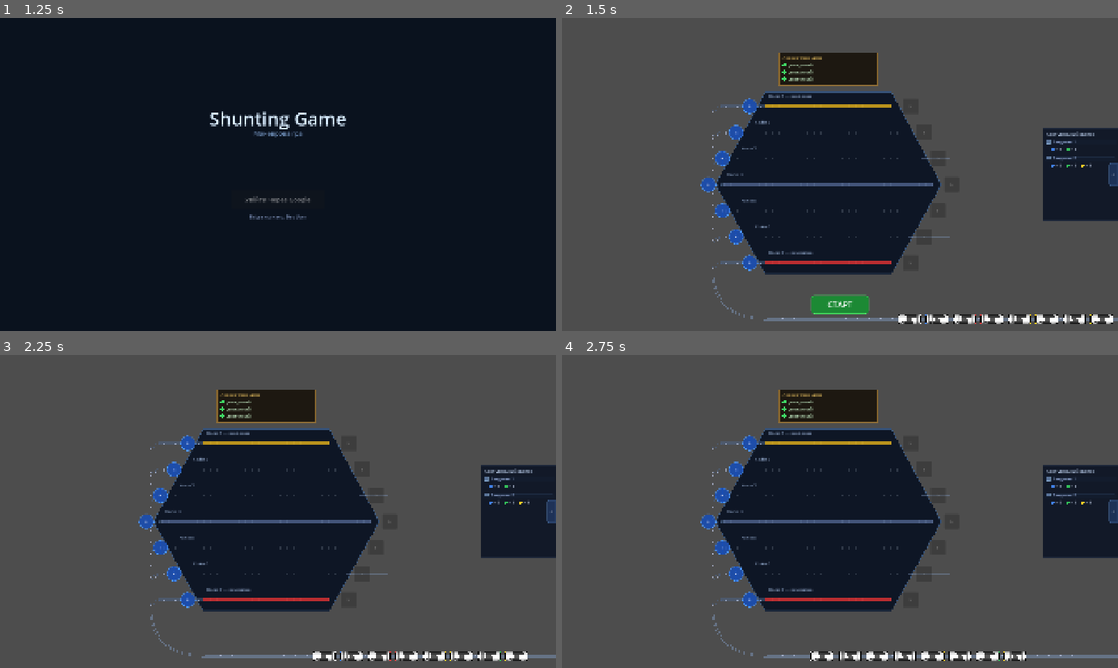
Above: before the commit, frames 1-4 (two rows, left to right).
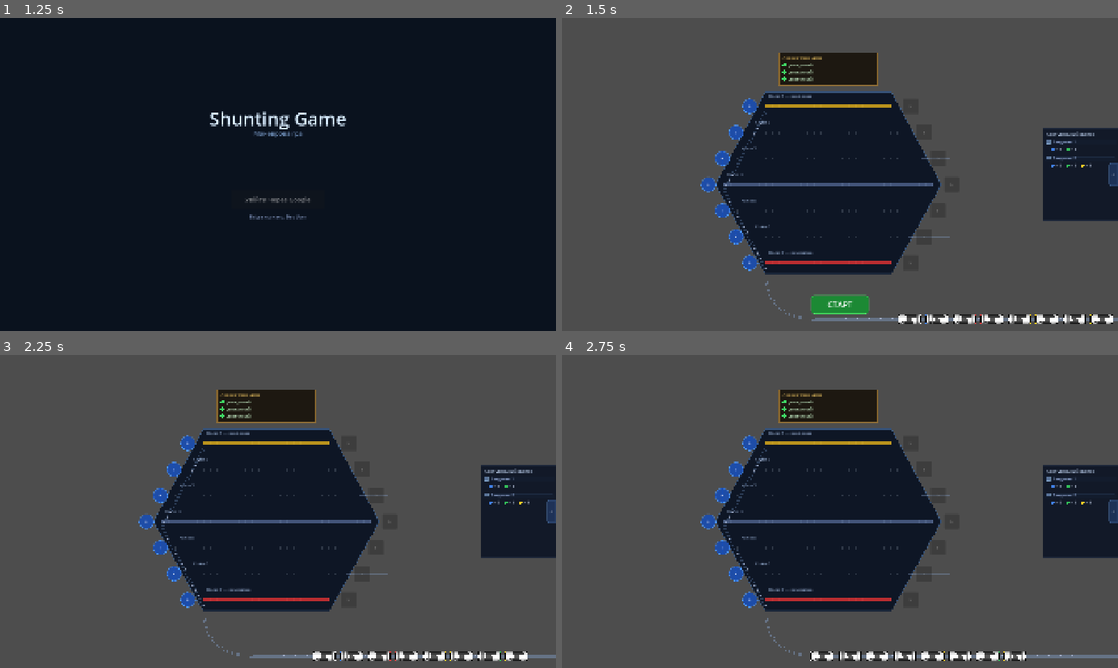
Above: after the commit, the same moments.

Repository: Fenimors99/shunting-game
Game: Godot game, scene res://scenes/LoginScreen.tscn
Two runs of this game, one before a commit and one after it. Both use one fixed random seed, a clock stepped at 60 frames per second and the inputs below.
Inputs:
- Up to frame 1 (1.25 s): click "Увійти через Google" at 0.5 s
- Up to frame 2 (1.5 s): tap Enter at 1.25 s
- Up to frame 3 (2.25 s): click "СТАРТ" at 2 s
- Up to frame 4 (2.75 s): no input

Frame 1 is identical in both runs. In frame 2, 0.5% of the frame differs, in the area x 27-46%, y 27-97%; in frame 3, 0.5%; in frame 4, 0.5%.

Commit message:
feat: distribution rail follows hexagon left edge, arc from queue bottom

Diff:
--- a/scripts/Station.gd
+++ b/scripts/Station.gd
@@ -166,38 +166,36 @@
 	var rail_color := Color(0.5, 0.6, 0.75, 0.5)
 	var thin_color := COLOR_BORDER
 
-	# Горизонтальна черга: від правого краю до початку дуги
+	# Нижня точка розподільної рейки — вхід колії 7 (нижня, найкоротша)
+	var bot_bx := _get_track_bounds(Layout.TRACK_COUNT).x
+	var bot_y  := Layout.get_track_y(Layout.TRACK_COUNT) + 20.0
+
+	# Дуга з черги: квадратична bezier, кутова точка = (bot_bx, QUEUE_Y)
+	# Δx ≈ Δy → рівномірне заокруглення
+	var arc_start_x := bot_bx + (Layout.QUEUE_Y - bot_y)
 	_draw_rail_segment(
 		Vector2(get_viewport_rect().size.x, Layout.QUEUE_Y),
-		Vector2(Layout.QUEUE_ARC_X, Layout.QUEUE_Y),
+		Vector2(arc_start_x, Layout.QUEUE_Y),
 		rail_color
 	)
-
-	# Дуга знизу: плавний поворот від черги вгору до розподільної рейки
-	var arc_end_y := Layout.get_track_y(Layout.TRACK_COUNT) + 20.0
 	_draw_curved_rail(_quad_bezier(
-		Vector2(Layout.QUEUE_ARC_X,  Layout.QUEUE_Y),
-		Vector2(Layout.DIST_RAIL_X,  Layout.QUEUE_Y),
-		Vector2(Layout.DIST_RAIL_X,  arc_end_y)
+		Vector2(arc_start_x, Layout.QUEUE_Y),
+		Vector2(bot_bx,      Layout.QUEUE_Y),
+		Vector2(bot_bx,      bot_y)
 	), rail_color)
 
-	# Вертикальна розподільна рейка — від колії 7 вгору до колії 1
-	_draw_rail_segment(
-		Vector2(Layout.DIST_RAIL_X, arc_end_y),
-		Vector2(Layout.DIST_RAIL_X, Layout.get_track_y(1) + 20),
-		thin_color
-	)
-
-	# Короткі гілки від розподільної рейки до кожної колії
-	for i in range(1, Layout.TRACK_COUNT + 1):
-		var y      := Layout.get_track_y(i)
-		var bounds := _get_track_bounds(i)
-		# Маленька стрілка-відгалуження від вертикалі в горизонталь колії
-		var sw_start := Vector2(Layout.DIST_RAIL_X,      y + 18)
-		var sw_mid   := Vector2(Layout.DIST_RAIL_X + 28, y)
-		var sw_end   := Vector2(bounds.x,                y)
-		_draw_rail_segment(sw_start, sw_mid, thin_color)
-		_draw_rail_segment(sw_mid,   sw_end, thin_color)
+	# Розподільна рейка: діагональні сегменти по лівому краю шестикутника
+	# Колія 7 → 6 → 5 → 4 → 3 → 2 → 1  (знизу вгору)
+	for i in range(Layout.TRACK_COUNT, 1, -1):
+		var ya  := Layout.get_track_y(i)
+		var yb  := Layout.get_track_y(i - 1)
+		var bxa := _get_track_bounds(i).x
+		var bxb := _get_track_bounds(i - 1).x
+		_draw_rail_segment(
+			Vector2(bxa, ya + 20),
+			Vector2(bxb, yb + 20),
+			thin_color
+		)
 
 
 func _quad_bezier(p0: Vector2, p1: Vector2, p2: Vector2,
